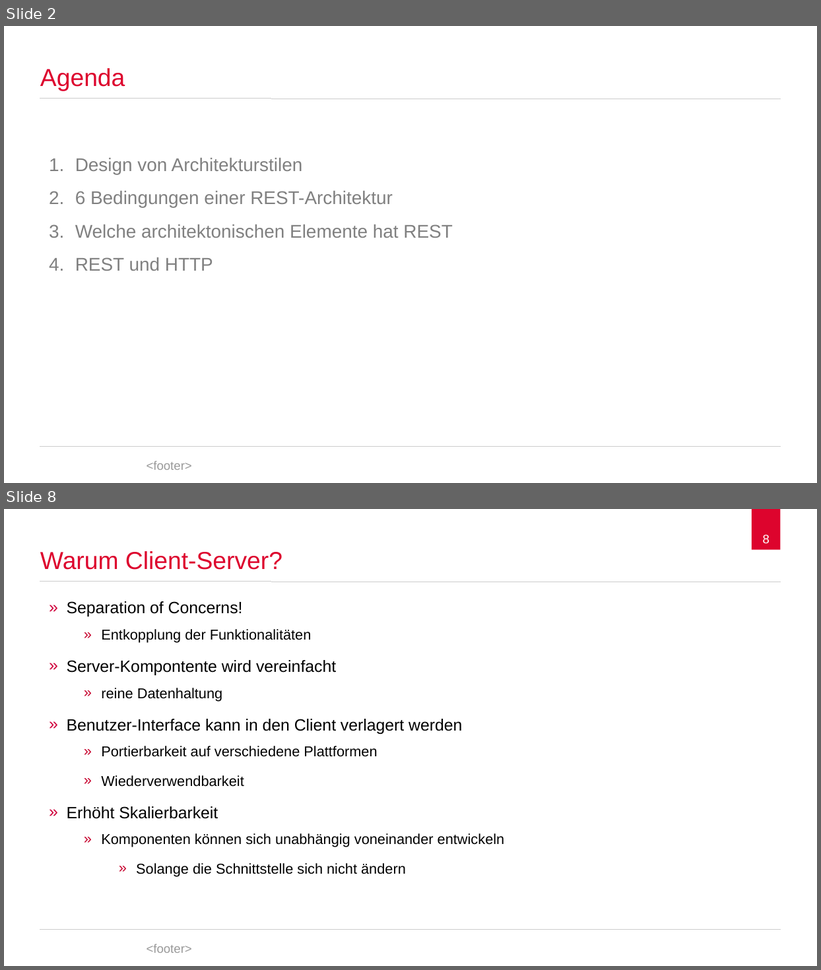
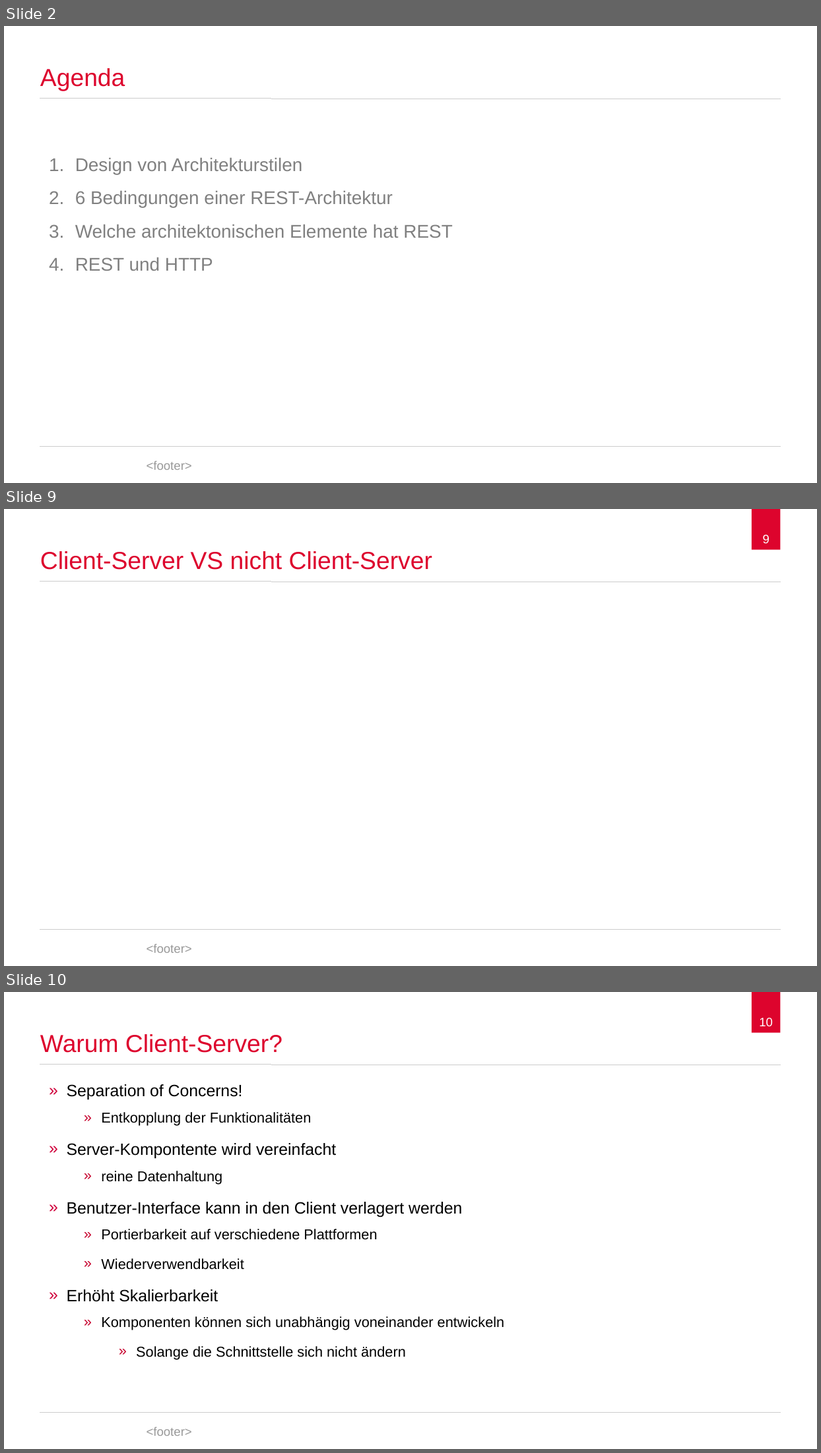
Before and after one commit to spaceone/presentations, a slide deck: representational-state-transfer/representational-state-transfer.odp. Shown one above the other, each under a label of ours: slides 2 and 8 before the commit, slides 2, 9 and 10 after it; the slides between them are not shown. The pictures are 821x970 and 821x1453 pixels, drawn with LibreOffice and Linux fonts; fonts in the diff are those of the drawing; background and template pictures are left out. Boxes give left, top, right and bottom in pixels: in the first picture for what was removed or moved away, otherwise in the second. Text is boxed around its words. In the diff, an @@ line names an element or a change of style, - is before the commit and + after.

```diff
--- a/representational-state-transfer/representational-state-transfer.odp
+++ b/representational-state-transfer/representational-state-transfer.odp
@@ slide 9 added at (x1=4, y1=509, x2=817, y2=966), background #FFFFFF; not listed: 5 template elements that a slide beside it also shows @@
@@ title added at (x1=40, y1=551, x2=432, y2=570), 24 pt, text #DD042D @@
+Client-Server VS nicht Client-Server
@@ what was slide 8 is now slide 10 @@
@@ page number at (x1=759, y1=1018, x2=773, y2=1026): text changed @@
-8
+10
```
Also in this commit, not shown: 13 slides changed, 9 other slides added, 1 slide removed.
